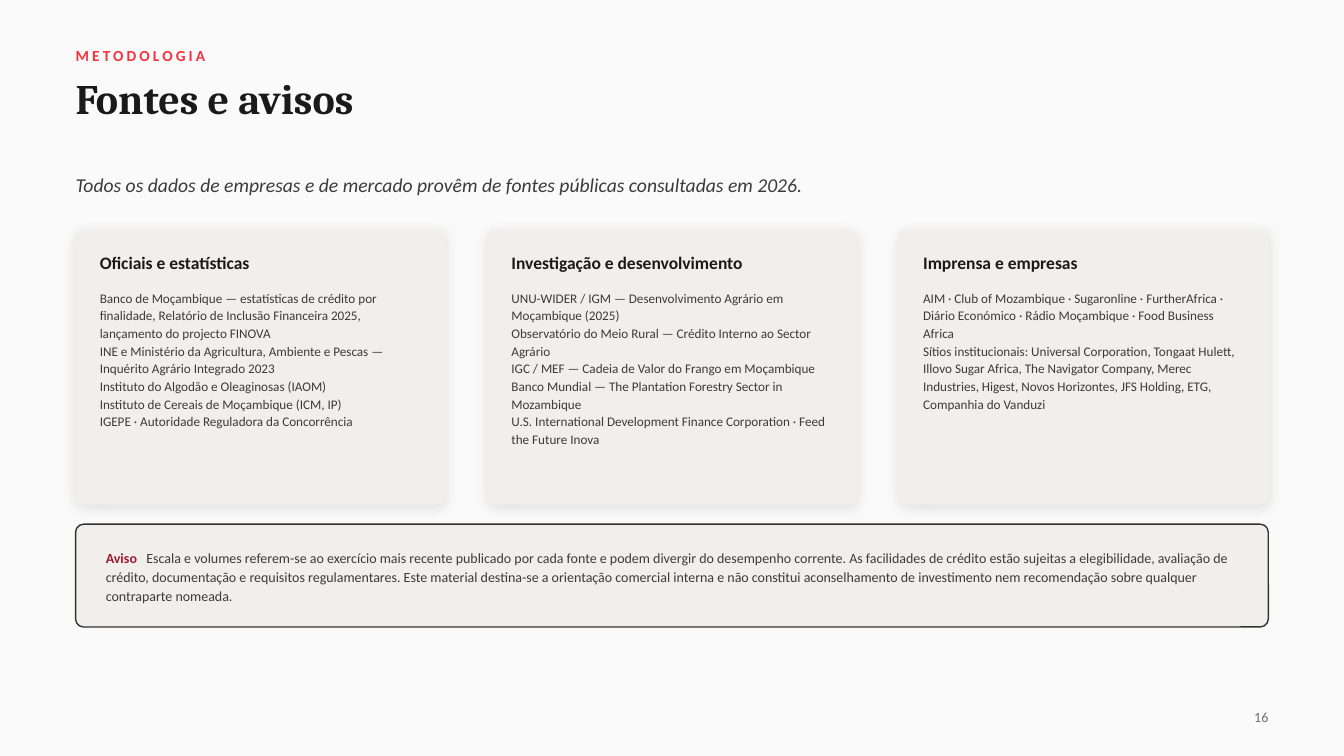
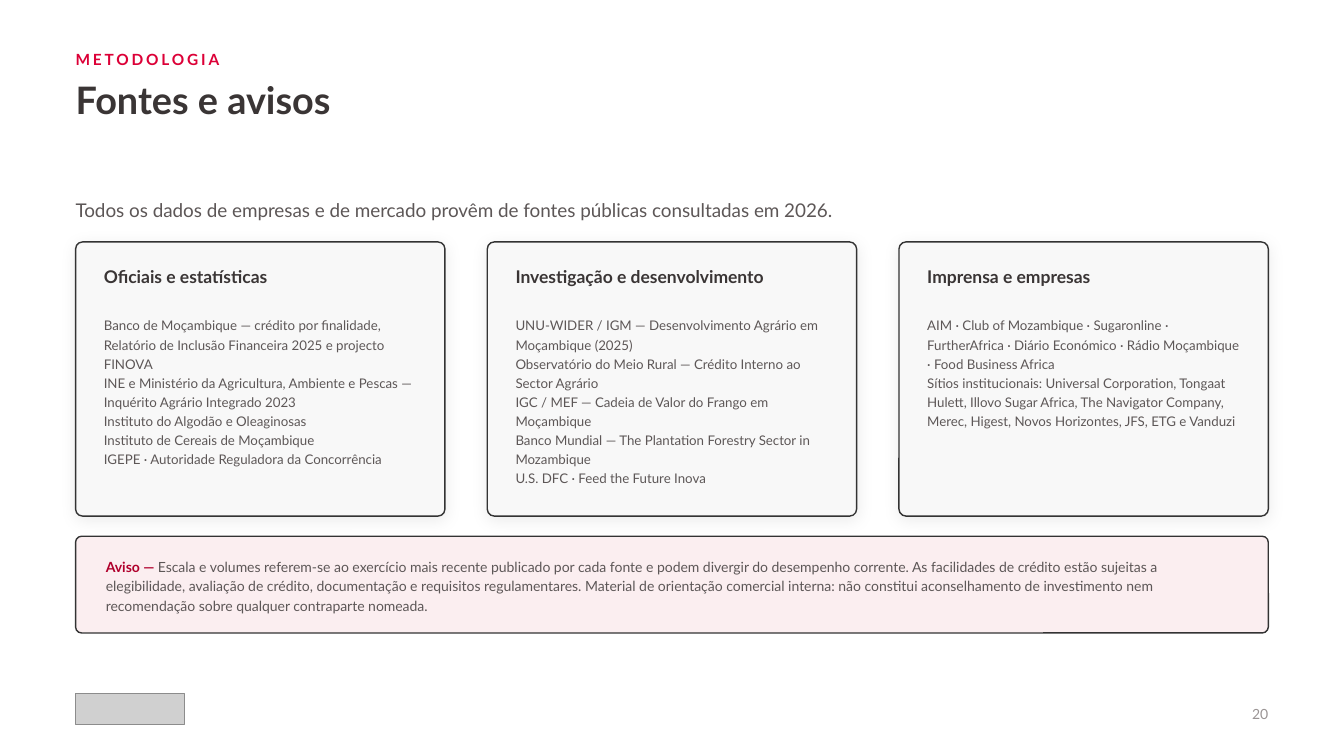
Before and after one commit to timoteomirolejr-hue/momo, a slide deck: slide 22 of cvp-agronegocios/CVP_Agronegocios_Absa_Mocambique_2026.pptx (slide 19 before the commit). Drawn at 1344x756 pixels with LibreOffice and Linux fonts; fonts in the diff are those of the drawing; grey boxes stand for pictures. Boxes give left, top, right and bottom in pixels: in the first picture for what was removed or moved away, otherwise in the second. Text is boxed around its words. In the diff, an @@ line names an element or a change of style, - is before the commit and + after.

```diff
--- a/cvp-agronegocios/CVP_Agronegocios_Absa_Mocambique_2026.pptx
+++ b/cvp-agronegocios/CVP_Agronegocios_Absa_Mocambique_2026.pptx
@@ background #FAFAFA to #FFFFFF @@
@@ text "METODOLOGIA" at box(76, 53, 220, 65): font Calibri to Lato, text colour #F5333F to #DC0037, letter spacing 2.2 to 2 pt @@
@@ text "Fontes e avisos" at box(76, 86, 330, 115): size 30 to 27 pt, font Cambria to Lato, text colour #1A1A1A to #3A3535 @@
@@ text "Todos os dados de empresas ...": place and size @@
-text "Todos os dados de empresas ..." at box(76, 178, 802, 195)
+text "Todos os dados de empresas ..." at box(76, 203, 832, 221)
@@ text "Todos os dados de empresas ..." at box(76, 203, 832, 221): size 14 to 13.5 pt, font Calibri to Lato, text colour #3B3B3B to #5D5757, italic off; line spacing 1 to 1.12 @@
@@ text "Oficiais e estatísticas": place and size @@
-text "Oficiais e estatísticas" at box(100, 256, 249, 269)
+text "Oficiais e estatísticas" at box(104, 270, 267, 283)
@@ text "Investigação e desenvolvimento": place and size @@
-text "Investigação e desenvolvimento" at box(511, 256, 743, 272)
+text "Investigação e desenvolvimento" at box(516, 270, 764, 286)
@@ 3 rounded rectangles: place and size @@
-3 rounded rectangles at box(76, 230, 1268, 504)
+3 rounded rectangles at box(76, 242, 1268, 516)
@@ fill #F1EFEC to #F8F8F8; outline #F1EFEC 1 pt to #333333 1 pt; shadow changed; proportions changed in 3 elements at box(76, 242, 445, 516), box(487, 242, 856, 516), box(899, 242, 1268, 516) @@
@@ font Calibri to Lato, text colour #1A1A1A to #3A3535; line spacing 1 to 1.08 in 3 elements at box(104, 270, 267, 283), box(516, 270, 764, 286), box(927, 270, 1091, 286) @@
@@ text "Imprensa e empresas": place and size @@
-text "Imprensa e empresas" at box(923, 257, 1078, 272)
+text "Imprensa e empresas" at box(927, 270, 1091, 286)
@@ text at box(104, 320, 384, 369): text changed; size 9.4 to 9.5 pt; font Calibri to Lato; text colour #3B3B3B to #5D5757 @@
-Banco de Moçambique — estatísticas de crédito por finalidade, Relatório de Inclusão Financeira 2025, lançamento do projecto FINOVA
+Banco de Moçambique — crédito por finalidade, Relatório de Inclusão Financeira 2025 e projecto FINOVA
@@ text "Banco de Moçambique — crédito ...": place and size @@
-text "Banco de Moçambique — crédito ..." at box(100, 294, 376, 429)
+text "Banco de Moçambique — crédito ..." at box(104, 320, 398, 467)
@@ text "UNU-WIDER / IGM — Desenvolvimento ...": place and size @@
-text "UNU-WIDER / IGM — Desenvolvimento ..." at box(511, 294, 825, 444)
+text "UNU-WIDER / IGM — Desenvolvimento ..." at box(516, 320, 818, 483)
@@ text at box(516, 320, 818, 466): size 9.4 to 9.5 pt, font Calibri to Lato, text colour #3B3B3B to #5D5757 in "UNU-WIDER / IGM — Desenvolvimento Agrário em ...", "Observatório do Meio Rural — Crédito Interno ...", "IGC / MEF — Cadeia de Valor ...", "Banco Mundial — The Plantation Forestry Sector ..."; line spacing 1.12 to 1.2 @@
@@ text at box(927, 320, 1239, 369): size 9.4 to 9.5 pt, font Calibri to Lato, text colour #3B3B3B to #5D5757 in "AIM · Club of Mozambique · Sugaronline ..."; line spacing 1.12 to 1.2 @@
@@ text "AIM · Club of Mozambique ...": place and size @@
-text "AIM · Club of Mozambique ..." at box(923, 294, 1234, 411)
+text "AIM · Club of Mozambique ..." at box(927, 320, 1239, 429)
@@ text at box(104, 378, 398, 467): size 9.4 to 9.5 pt, font Calibri to Lato, text colour #3B3B3B to #5D5757 in "INE e Ministério da Agricultura, Ambiente e ...", "IGEPE · Autoridade Reguladora da Concorrência"; line spacing 1.12 to 1.2 @@
@@ text at box(927, 378, 1235, 429): text changed; size 9.4 to 9.5 pt; font Calibri to Lato; text colour #3B3B3B to #5D5757 @@
-Sítios institucionais: Universal Corporation, Tongaat Hulett, Illovo Sugar Africa, The Navigator Company, Merec Industries, Higest, Novos Horizontes, JFS Holding, ETG, Companhia do Vanduzi
+Sítios institucionais: Universal Corporation, Tongaat Hulett, Illovo Sugar Africa, The Navigator Company, Merec, Higest, Novos Horizontes, JFS, ETG e Vanduzi
@@ text at box(104, 416, 314, 448): text changed; size 9.4 to 9.5 pt; font Calibri to Lato; text colour #3B3B3B to #5D5757 @@
-Instituto do Algodão e Oleaginosas (IAOM)
-Instituto de Cereais de Moçambique (ICM, IP)
+Instituto do Algodão e Oleaginosas
+Instituto de Cereais de Moçambique
@@ text at box(516, 473, 706, 483): text changed; size 9.4 to 9.5 pt; font Calibri to Lato; text colour #3B3B3B to #5D5757 @@
-U.S. International Development Finance Corporation · Feed the Future Inova
+U.S. DFC · Feed the Future Inova
@@ rounded rectangle: place and size @@
-rounded rectangle at box(76, 524, 1268, 627)
+rounded rectangle at box(76, 536, 1268, 633)
@@ rounded rectangle at box(76, 536, 1268, 633): fill #F1EFEC to #FBEEF0; proportions changed @@
@@ text at box(106, 561, 1157, 614): text changed; font Calibri to Lato; text colour #3B3B3B to #5D5757 @@
-Aviso Escala e volumes referem-se ao exercício mais recente publicado por cada fonte e podem divergir do desempenho corrente. As facilidades de crédito estão sujeitas a elegibilidade, avaliação de crédito, documentação e requisitos regulamentares. Este material destina-se a orientação comercial interna e não constitui aconselhamento de investimento nem recomendação sobre qualquer contraparte nomeada.
+Aviso — Escala e volumes referem-se ao exercício mais recente publicado por cada fonte e podem divergir do desempenho corrente. As facilidades de crédito estão sujeitas a elegibilidade, avaliação de crédito, documentação e requisitos regulamentares. Material de orientação comercial interna: não constitui aconselhamento de investimento nem recomendação sobre qualquer contraparte nomeada.
@@ picture added at box(76, 694, 185, 725) @@
@@ text added at box(1252, 709, 1268, 719), 10 pt, text #9A9494 @@
+20
@@ text removed at box(1254, 712, 1268, 722) @@
-16
```
Also in this commit, not shown: 16 other slides changed, 5 slides added, 2 slides removed, 3 other files.
